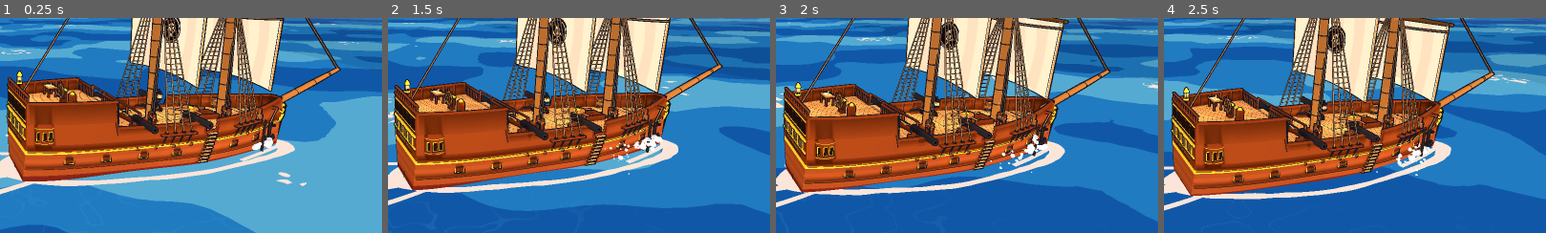
Above: before the commit, frames 1-4 (left to right).
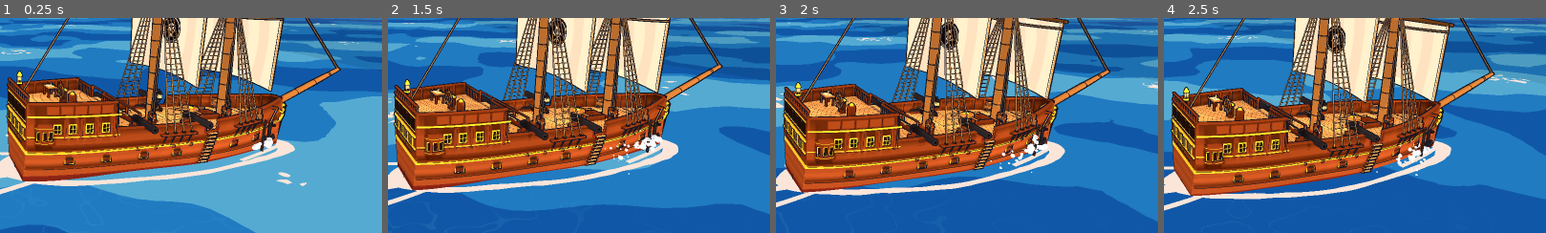
Above: after the commit, the same moments.

Repository: markcNewell/pirate-game
Game: Godot game, scene res://game/main.tscn
Two runs of this game, one before a commit and one after it. Both use one fixed random seed, a clock stepped at 60 frames per second and the inputs below.
Inputs (mouse positions are % of the whole screen's width and height, from its top left):
- Up to frame 1 (0.25 s): no input
- Up to frame 2 (1.5 s): click (19, 41) at 0.52 s; type "12" at 0.6 s; move the mouse to (72, 45) at 1.27 s; hold D (move_right) from 1.28 s (still down); hold Tab (crew) from 1.28 s (still down); click (72, 45) at 1.42 s
- Up to frame 3 (2 s): keep holding D (move_right); keep holding Tab (crew); tap Space (jump) at 1.52, 1.82 s
- Up to frame 4 (2.5 s): release D (move_right) at 2 s; release Tab (crew) at 2 s; drag from (30, 55) to (45, 70) at 2.02 s
The pictures show only the part of the screen within x 50-100%, y 42-92%; the shares and areas given below are measured in that part.

The runs differ from the first frame. In frame 1, 2.2% of the frame differs, in the area x 7-32%, y 35-57%; in frame 2, 2.2%; in frame 3, 2.2%; in frame 4, 2.2%, in the area x 8-34%, y 48-66%.

Commit message:
Furled sails roll up on their yards; the quarterdeck gets windows and gilding
Taking a sail in now rolls it into a lumpy canvas bundle lashed with gaskets on top of its
yard, instead of squashing the sail into a strip; it unrolls as the sail comes down. The
tall sides of the quarterdeck have a row of cabin windows in gilded frames between
pilasters, gilt mouldings and sunk panels in the bulwark above.

Co-Authored-By: Claude Opus 5.5 <noreply@anthropic.com>

Diff:
--- a/game/ship/ship_view.gd
+++ b/game/ship/ship_view.gd
@@ -13,6 +13,7 @@
 
 var _rigs: Array[Node3D] = []
 var _sails: Array[Array] = []
+var _furls: Array[Array] = []
 var _wheel: Node3D
 var _capstan: Node3D
 var _flag: Node3D
@@ -170,6 +171,7 @@
 	add_child(rig)
 	_rigs.append(rig)
 	var sails: Array[MeshInstance3D] = []
+	var furls: Array[MeshInstance3D] = []
 	var specs := ShipMesh.sails_for(mast)
 	for k in specs.size():
 		var spec: Array = specs[k]
@@ -178,6 +180,12 @@
 		yard.position = Vector3(0, top, -ShipShape.MAST_RADIUS - 0.2)
 		rig.add_child(yard)
 		var torn := "torn_" if kind == ShipState.Kind.SKELETON else ""
+		# The canvas rolled up on top of the yard, shown as the sail is taken in.
+		var bundle := Toon.instance(_part("furl_%d_%d" % [mast, k]))
+		bundle.position = yard.position
+		bundle.layers = Lantern.UNLIT_LAYER
+		rig.add_child(bundle)
+		furls.append(bundle)
 		var sail := Toon.instance(_part("sail_%s%d_%d" % [torn, mast, k]))
 		sail.position = Vector3(0, top - 0.1, -ShipShape.MAST_RADIUS - 0.3)
 		sail.layers = Lantern.UNLIT_LAYER
@@ -190,6 +198,7 @@
 			badge.layers = Lantern.UNLIT_LAYER
 			sail.add_child(badge)
 	_sails.append(sails)
+	_furls.append(furls)
 
 
 ## Swimmers collide with this box; it rides along with the ship. On the world layer.
@@ -214,9 +223,16 @@
 	visible = state.sink < 1.0
 	for m in _rigs.size():
 		_rigs[m].rotation.y = -state.sail_angle[m] * ShipPhysics.MAX_SAIL_ANGLE
+		var h: float = state.sail_height[m]
 		for i in _sails[m].size():
 			var sail: MeshInstance3D = _sails[m][i]
-			sail.scale.y = lerpf(FURLED, 1.0, state.sail_height[m])
+			sail.scale.y = lerpf(FURLED, 1.0, h)
+			# Furled, the sail is a bundle on the yard; it unrolls into canvas as it comes down.
+			sail.visible = h > 0.06
+			var bundle: MeshInstance3D = _furls[m][i]
+			var roll := clampf(1.0 - h / 0.4, 0.0, 1.0)
+			bundle.visible = roll > 0.02
+			bundle.scale = Vector3(1.0, maxf(roll, 0.05), maxf(roll, 0.05))
 			# The canvas breathes a little as gusts fill and spill it.
 			sail.scale.z = 1.0 + 0.07 * sin(_gust_clock * 1.3 + m * 1.7 + i * 0.9)
 	_wheel.rotation.z = -state.rudder * 2.6
Binary file changed: art/models/ship_hull.glb
Binary file changed: art/models/ship_parts.glb
Not shown, changed: art/blender/ship.py
